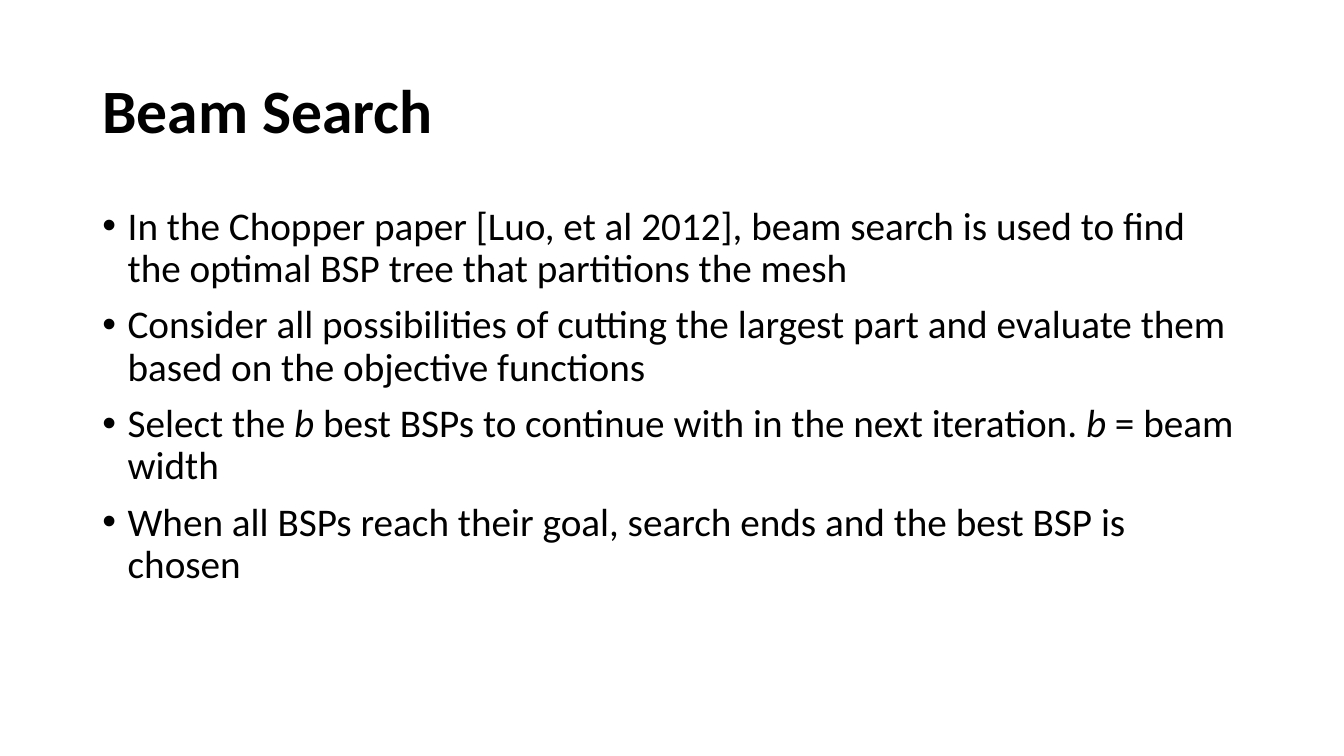
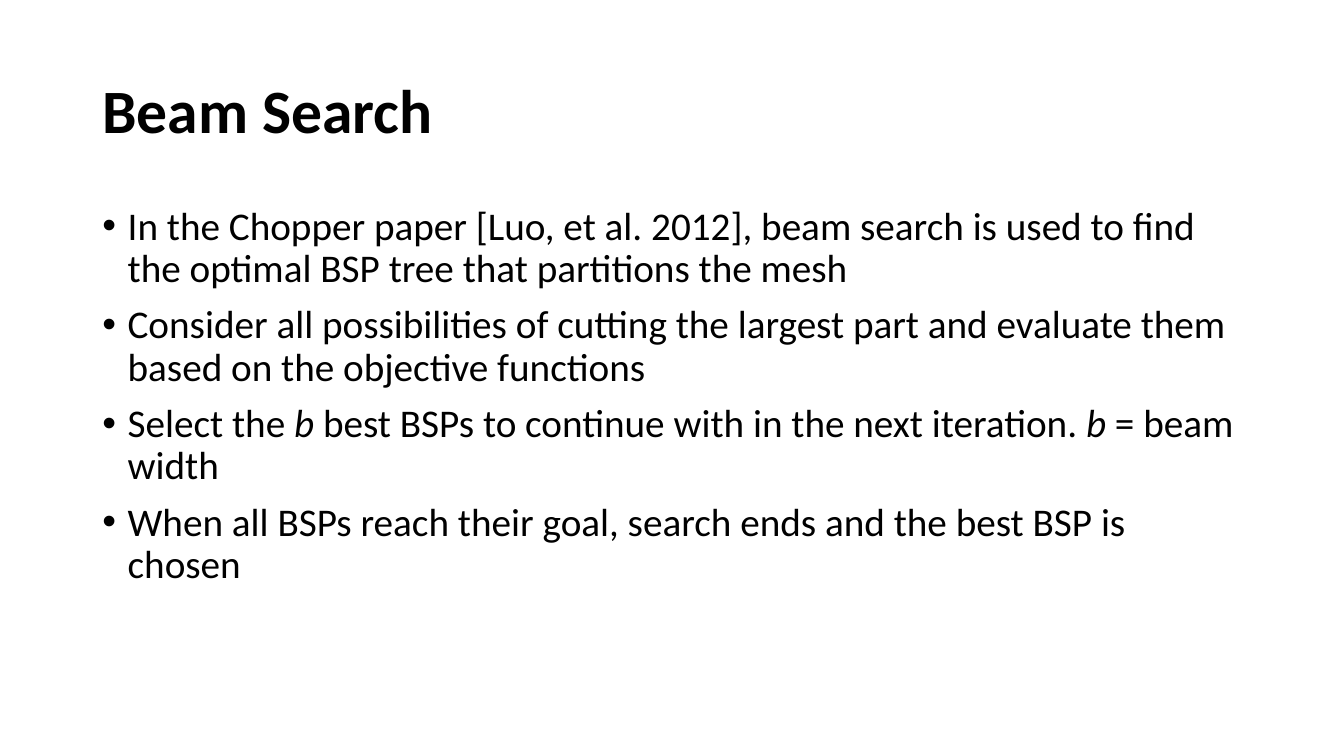
Before and after one commit to JasonKraft/acg_final, a slide deck: slide 12 of presentation/Presentation.pptx (slide 11 before the commit). Drawn at 1344x756 pixels with LibreOffice and Linux fonts; fonts in the diff are those of the drawing. Boxes give left, top, right and bottom in pixels: in the first picture for what was removed or moved away, otherwise in the second. Text is boxed around its words. In the diff, an @@ line names an element or a change of style, - is before the commit and + after.

Commit message:
modified presentation

```diff
--- a/presentation/Presentation.pptx
+++ b/presentation/Presentation.pptx
@@ text at [128,211,1195,289]: text changed @@
-• In the Chopper paper [Luo, et al 2012], beam search is used to find the optimal BSP tree that partitions the mesh
+• In the Chopper paper [Luo, et al. 2012], beam search is used to find the optimal BSP tree that partitions the mesh
```
Also in this commit, not shown: 1 other slide changed, 3 slides added, 1 slide removed, 1 other file.
